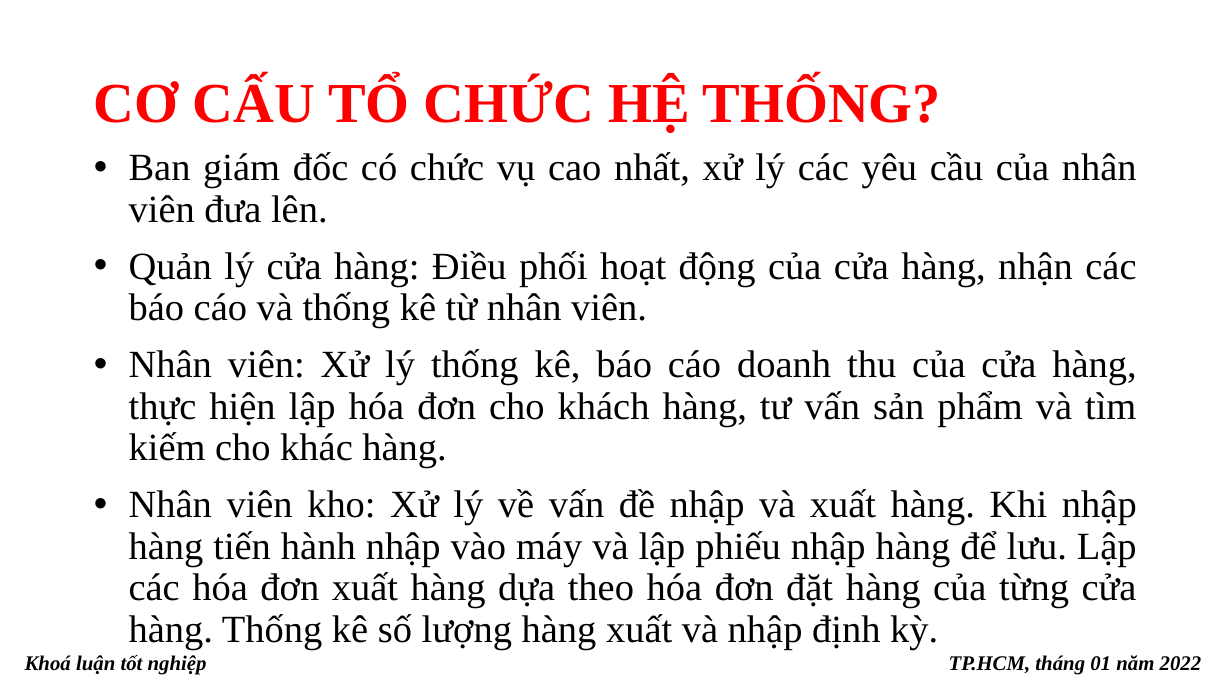
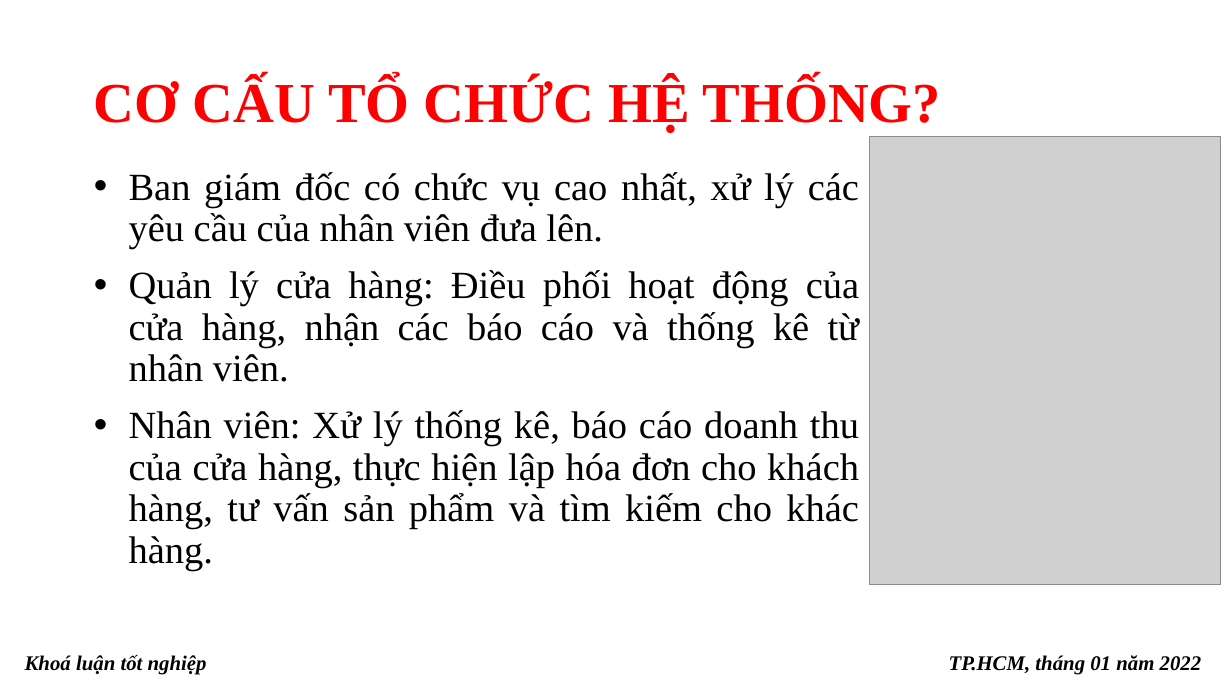
Before and after one commit to khoaluantotnghiep-09dhth-hufi/baocao, a slide deck: slide 13 of ppBaoCao_2.pptx (slide 11 before the commit). Drawn at 1232x693 pixels with LibreOffice and Linux fonts; fonts in the diff are those of the drawing; grey boxes stand for pictures. Boxes give left, top, right and bottom in pixels: in the first picture for what was removed or moved away, otherwise in the second. Text is boxed around its words. In the diff, an @@ line names an element or a change of style, - is before the commit and + after.

```diff
--- a/ppBaoCao_2.pptx
+++ b/ppBaoCao_2.pptx
@@ picture added at (x1=870, y1=137, x2=1221, y2=585) @@
@@ text "Ban giám đốc có chức ..." moved from (x1=129, y1=152, x2=1137, y2=650) to (x1=129, y1=172, x2=859, y2=571) @@
@@ text at (x1=129, y1=489, x2=1137, y2=650): paragraph removed @@
-• Nhân viên kho: Xử lý về vấn đề nhập và xuất hàng. Khi nhập hàng tiến hành nhập vào máy và lập phiếu nhập hàng để lưu. Lập các hóa đơn xuất hàng dựa theo hóa đơn đặt hàng của từng cửa hàng. Thống kê số lượng hàng xuất và nhập định kỳ.
```
Also in this commit, not shown: 5 other slides changed, 2 slides added, 1 other file.
